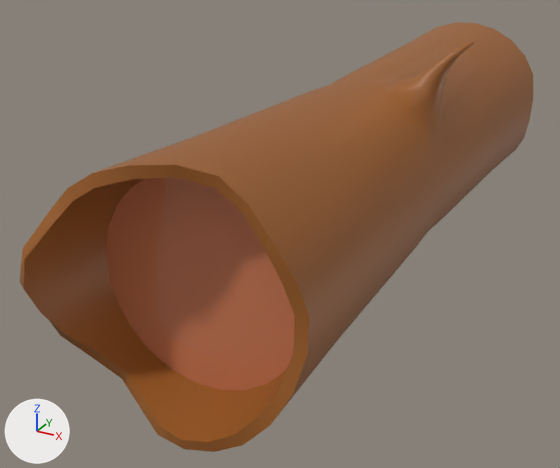
Before and after pictures for a commit that changed the FBX model Assets/Art/3D Assets/SM_Log.fbx.
Camera for both pictures: a camera (50 mm lens) standing at (0.462, -0.998, 0.509) and looking at (-0.036, -0.093, 0.056). The lights are fixed; the arrows at lower left show +X, +Y and +Z.

The first picture shows 'Log'.
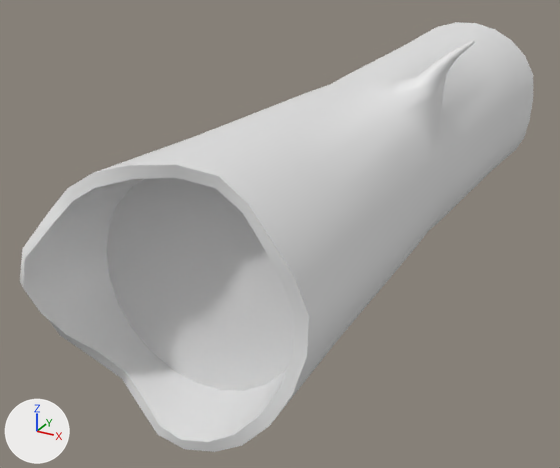
The newer file is also rescaled (x1.291) as a whole; pictures and numbers use the older file's frame.

Location of each change, (x1, y1, x2, y2) in pixels of the pictures (560 x 468 px):
part 1 of me_cylinder, recoloured (brown to white)
    both: (20, 22, 533, 452)
part 2 of me_cylinder, recoloured (brown to grey)
    both: (106, 178, 295, 391)

Diff of the bpy script that builds the scene:
```diff
--- a/Assets/Art/3D Assets/SM_Log.fbx.py
+++ b/Assets/Art/3D Assets/SM_Log.fbx.py
@@ me_cylinder @@
 me_cylinder.from_pydata(...)  # 295 vertices, 271 faces; spans x -0.099..0.195, y -0.526..0.538, z -0.007..0.332
 # used by ob_log; location = (0.0, 0.0, 0.0)
+# me_cylinder part 1: all 269 faces that had it switch from mat_material (brown #9b5c23) to no material
+# me_cylinder part 2: all 2 faces that had it switch from mat_wood_light (orange #ca7a55) to no material
```
